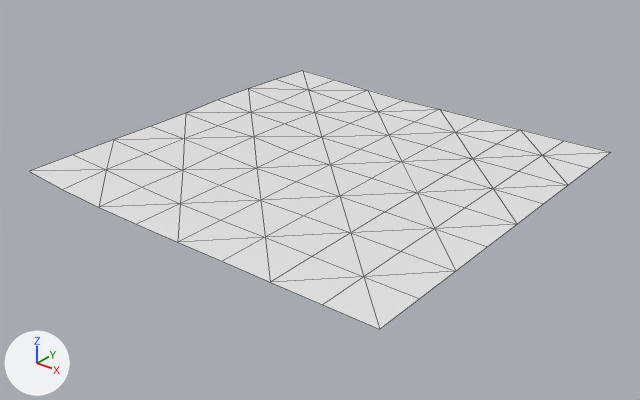
An edit to the OBJ model assets/maps/chunks/terrain_lod2_6_0.obj, drawn before and after from the same camera.
Camera for both pictures: a 50 mm lens placed at (987.4, -263.2, 99.4), pointed at (832.9, -70.1, -20.3). Arrows for +X, +Y and +Z are at lower left; the lights stay in place. The older version comes first. Mesh edges are drawn as thin lines. Where no turn or scale is listed for an object, it has been applied to the vertices.

Objects in the first picture: 'terrain_lod2_6_0'.
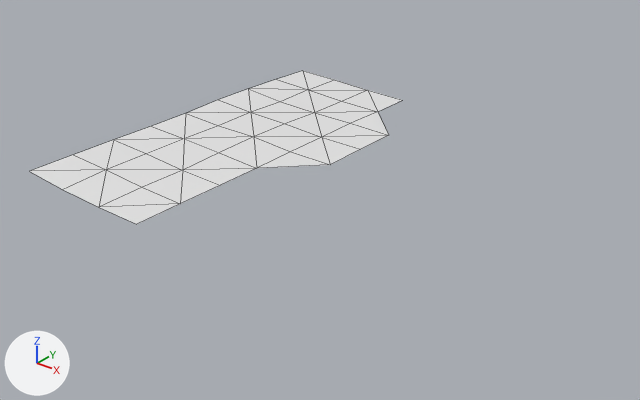
Where the change shows, as pixel boxes (x1, y1, x2, y2) in the pictures (640 x 400 px):
'terrain_lod2_6_0', reshaped (36% narrower, 41% shorter)
    before: (30, 71, 611, 329)
    after: (30, 71, 402, 224)
part 1 of me_terrain_lod2_6_0, deleted
    before: (137, 100, 611, 329)

What changed in the scene script:
```text
Change me_terrain_lod2_6_0:
    used by ob_terrain_lod2_6_0; location = (0.0, 0.0, 0.0)
    remove me_terrain_lod2_6_0.from_pydata(...)  # 81 vertices, 128 faces; spans x 768.0..896.0, y -128.0..0.0, z -10.8..-8.1
    add me_terrain_lod2_6_0.from_pydata(...)  # 39 vertices, 54 faces; spans x 768.0..832.0, y -128.0..0.0, z -10.8..-8.1
    me_terrain_lod2_6_0 part 1
    42 vertices are removed from x 832.0..896.0, y -128.0..0.0, z -10.8
    74 faces are deleted
```
